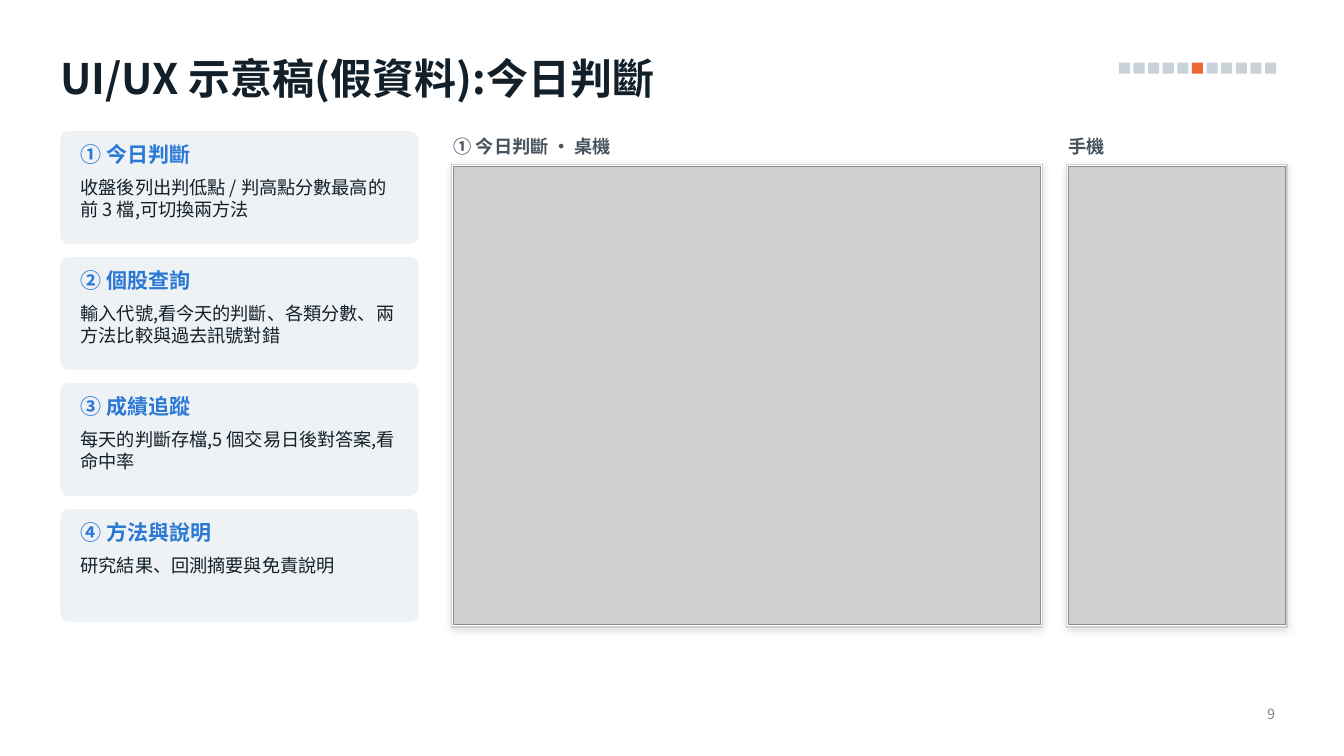
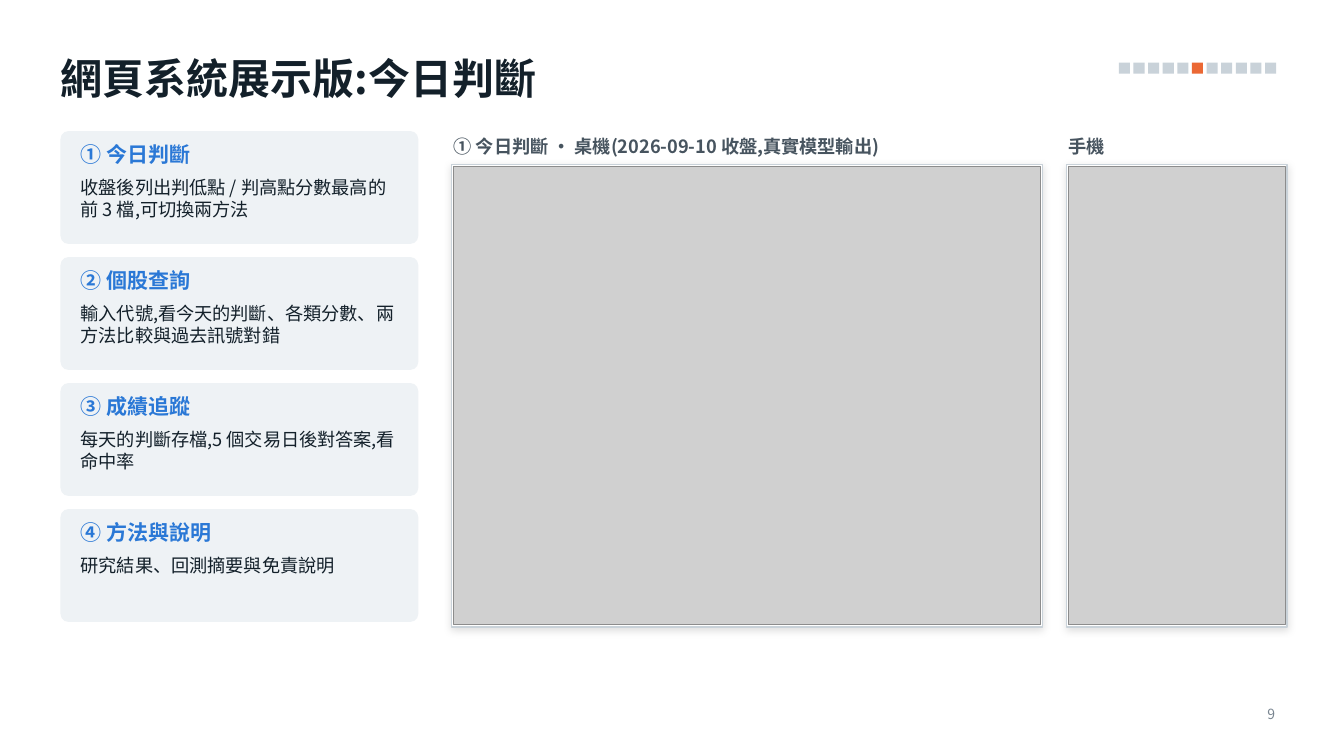
Before and after one commit to alextixu/fcukproject, a slide deck: slide 9 of method_kline_peak/report/kline_peak_report.pptx. Drawn at 1344x756 pixels with LibreOffice and Linux fonts; fonts in the diff are those of the drawing; grey boxes stand for pictures. Boxes give left, top, right and bottom in pixels: in the first picture for what was removed or moved away, otherwise in the second. Text is boxed around its words. In the diff, an @@ line names an element or a change of style, - is before the commit and + after.

```diff
--- a/method_kline_peak/report/kline_peak_report.pptx
+++ b/method_kline_peak/report/kline_peak_report.pptx
@@ title at bbox=[60, 58, 536, 98]: text changed @@
-UI/UX 示意稿(假資料):今日判斷
+網頁系統展示版:今日判斷
@@ text at bbox=[454, 137, 879, 157]: text changed @@
-① 今日判斷 · 桌機
+① 今日判斷 · 桌機(2026-09-10 收盤,真實模型輸出)
```
Also in this commit, not shown: 2 other slides changed, 5 other files.
